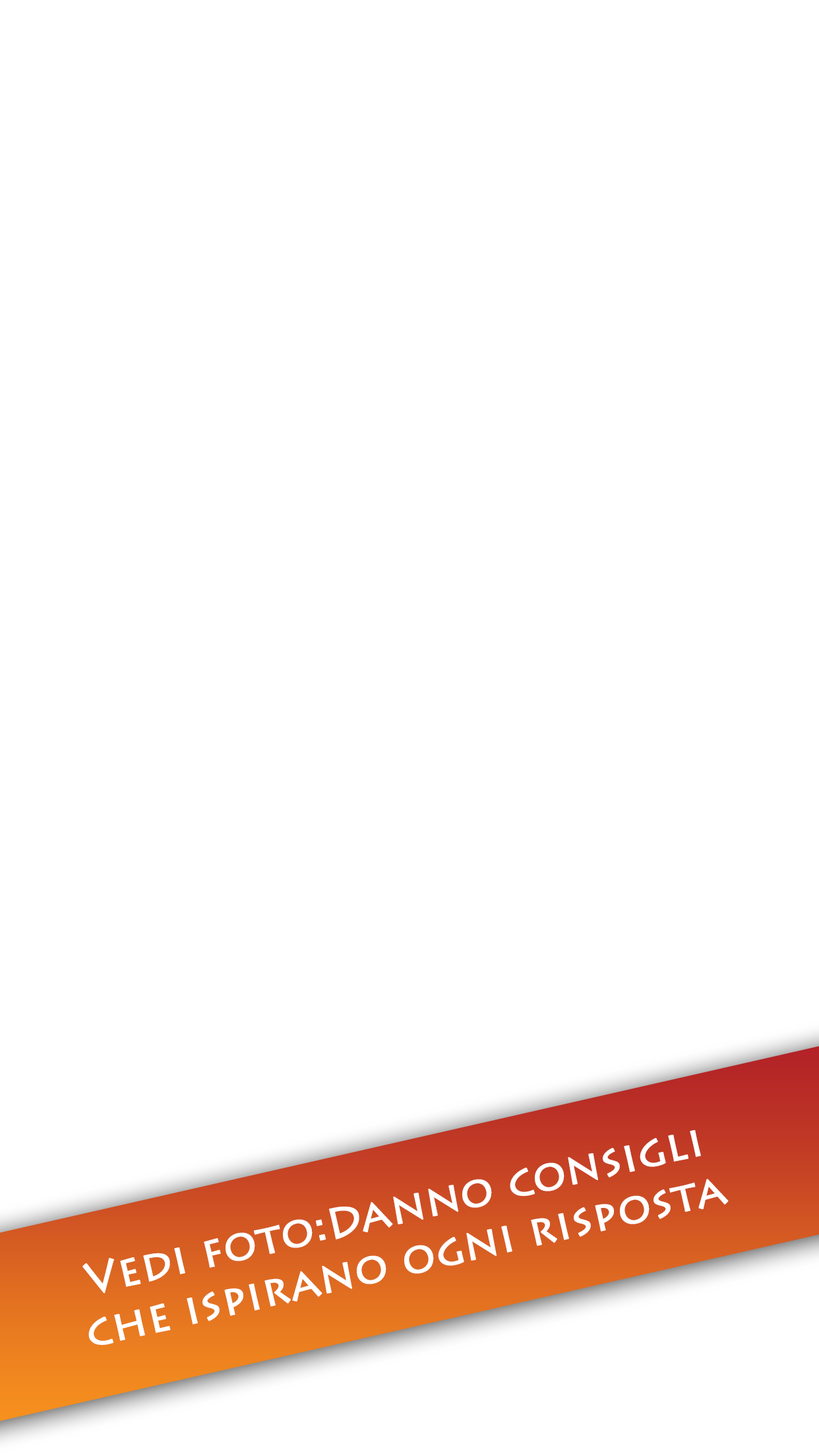
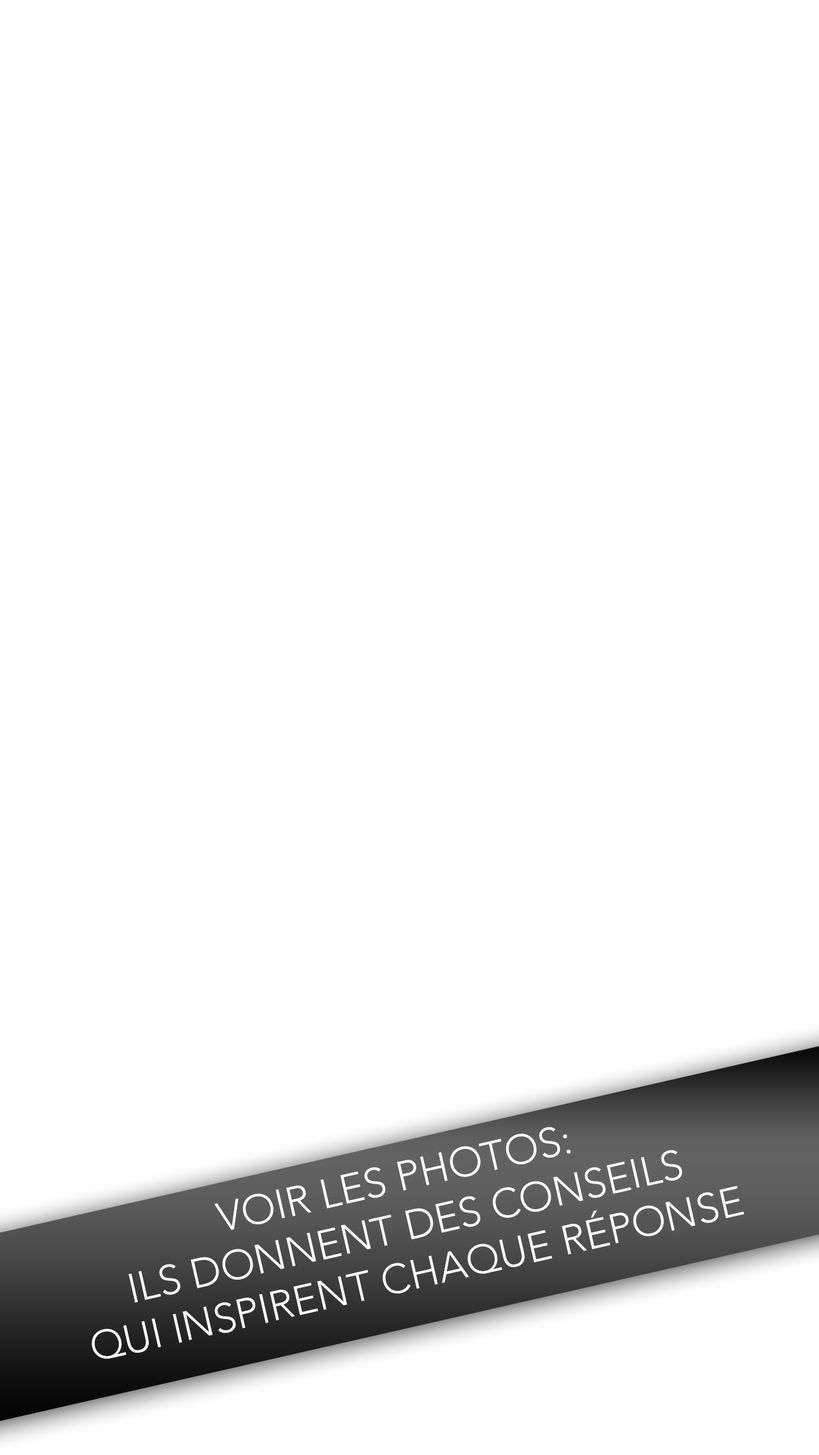
Layered file, before and after one edit (819 x 1455). Changes by layer:
hid group "it" (3 layers) over [58, 1057, 770, 1346]
painted on "Vedi foto:Danno consigli che ispirano ogni risposta" (2nd of 2, in "it") over [82, 1130, 729, 1346]
showed group "fr" (3 layers) over [63, 1056, 774, 1373]
painted on "Voir les photos: Ils donnent des conseils qui inspirent chaque" (2nd of 2, in "fr") over [63, 1127, 774, 1373]
